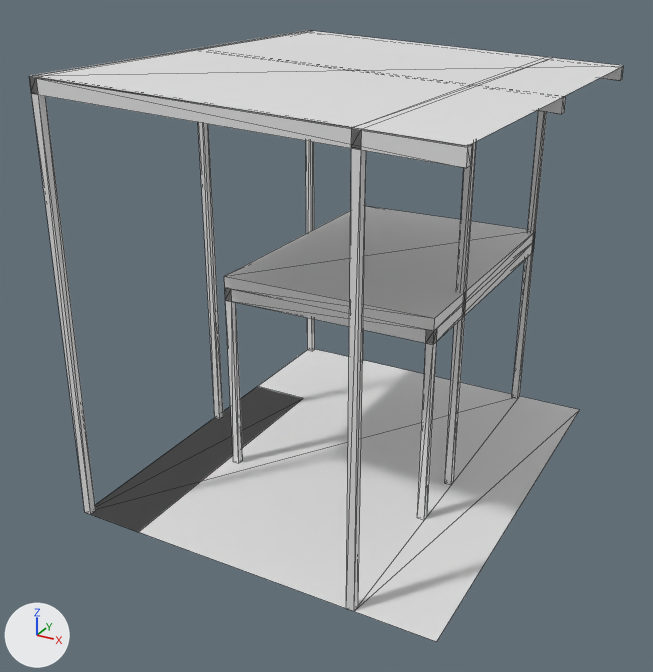
The COLLADA model projects/obra-com-mezanino/sketchup/modelo.dae: old version first, new version second.
One viewpoint serves both versions: a camera (50 mm lens) standing at (7.64, -7.26, 6.95) and looking at (2.27, 2.5, 2.06). The axes (+X, +Y, +Z) are drawn at lower left. The lights are the same throughout. The first picture is the older version. Mesh edges are drawn as thin lines.

The first picture shows 'Area nominal oficina/deposito 4000x6000 - plano de referenci', 'Marcador de suporte mezanino 100x100 mm NAO calculado', 'Marcador de suporte mezanino 100x100 mm NAO calculado.002', 'Marcador volumetrico pilar D-F 100x100 mm NAO calculado', 'Marcador volumetrico pilar D-M 100x100 mm NAO calculado', 'Marcador volumetrico pilar D-T 100x100 mm NAO calculado', 'Marcador volumetrico pilar E-F 100x100 mm NAO calculado', 'Marcador volumetrico pilar E-M 100x100 mm NAO calculado', 'Mezanino 3000x4000 piso espessura hipotetica 160 mm topo Z28', 'Passarela direita 1000x6000 - projecao em planta', 'Plano de cobertura de estudo 5% para direita - SEM espessura', 'Reserva de escada lateral esquerda 900x4200 - NAO dimensiona', 'Travessa inclinada de estudo 1 SIDEA - sem dimensionamento', 'Viga lateral mezanino X1000: 100x180 mm NAO calculada', 'Viga lateral mezanino X3900: 100x180 mm NAO calculada', 'Viga transversal mezanino Y2000: 100x180 mm NAO calculada' and 6 more.
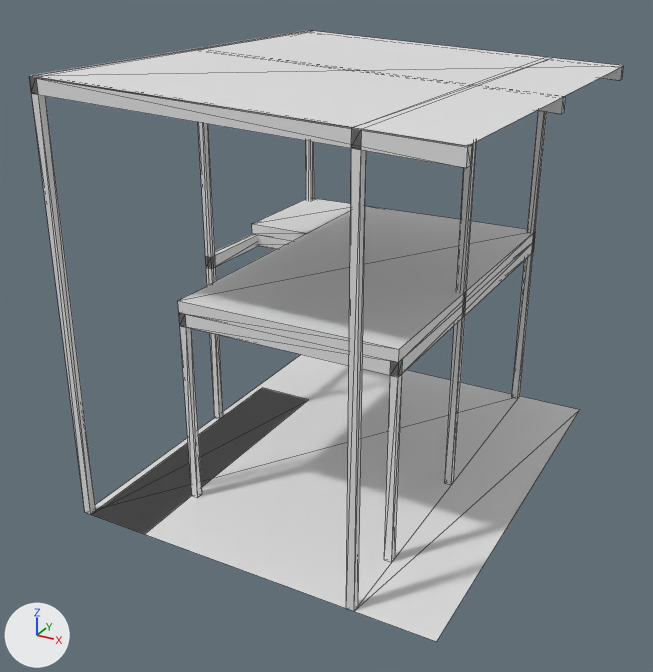
Boxes (x1, y1, x2, y2) around the edits, measured in the pictures (653 x 672 px):
'Mezanino 3000x4000 piso espessura hipotetica 160 mm topo Z28', moved, rescaled (15% wider, 25% taller): before (224, 206, 535, 331); after (178, 206, 535, 362)
'Reserva de escada lateral esquerda 900x4200 - NAO dimensiona', mesh moved: before (92, 387, 301, 532); after (93, 389, 308, 534)
'V05 - viga frontal mezanino em Y1000 (estudo nao executivo)', added: after (179, 313, 402, 377)
'Viga transversal mezanino Y2000: 100x180 mm NAO calculada', deleted: before (225, 288, 437, 344)
'Piso retorno lateral - chegada escada X0-1000 Y4200-6000 top', added: after (252, 198, 351, 241)
'C09 - apoio frontal hipotetico mezanino em Y1000 (NAO dimens', added: after (384, 374, 402, 562)
'C07 - apoio frontal hipotetico mezanino em Y1000 (NAO dimens', added: after (180, 326, 202, 497)
'Marcador de suporte mezanino 100x100 mm NAO calculado.002', deleted: before (417, 342, 437, 520)
'Viga lateral mezanino X3900: 100x180 mm NAO calculada', moved, rescaled (34% wider, 33% taller): before (426, 242, 533, 343); after (390, 242, 534, 377)
'Marcador de suporte mezanino 100x100 mm NAO calculado', deleted: before (225, 300, 243, 463)
'V10 - viga lateral de encontro patamar X0 Y2950..6000 (estud', added: after (205, 234, 258, 269)
'V11 - travessa da borda de chegada escada Y4200 X0..1000 (es', added: after (258, 235, 291, 249)
'Viga lateral mezanino X1000: 100x180 mm NAO calculada', moved, rescaled: before (225, 288, 231, 301); after (179, 313, 186, 327)

The change, as a list of edits to the scene's bpy script:
```text
Change me_reserva_de_escada_lateral_esquerda_900x4200___nao_dimensiona:
    remove me_reserva_de_escada_lateral_esquerda_900x4200___nao_dimensiona.from_pydata(...)  # 4 vertices, 2 faces; spans x 0.0..0.9, y 0.0..4.2, z 0.0
    add me_reserva_de_escada_lateral_esquerda_900x4200___nao_dimensiona.from_pydata(...)  # 4 vertices, 2 faces; spans x 0.1..1.0, y 0.0..4.2, z 0.0
    me_reserva_de_escada_lateral_esquerda_900x4200___nao_dimensiona part 1: the whole mesh is moved by (0.1, 0.0, 0.0)
Change me_mezanino_3000x4000_piso_espessura_hipotetica_160_mm_topo_z28:
    remove me_mezanino_3000x4000_piso_espessura_hipotetica_160_mm_topo_z28.from_pydata(...)  # 8 vertices, 12 faces; spans x 1.0..4.0, y 2.0..6.0, z 2.69..2.85
    add me_mezanino_3000x4000_piso_espessura_hipotetica_160_mm_topo_z28.from_pydata(...)  # 8 vertices, 12 faces; spans x 1.0..4.0, y 1.0..6.0, z 2.69..2.85
    me_mezanino_3000x4000_piso_espessura_hipotetica_160_mm_topo_z28 part 2: the whole mesh is scaled about its middle by (1, 1.25, 1), then moved by (0.0, -0.5, 0.0)
Change me_viga_lateral_mezanino_x1000__100x180_mm_nao_calculada:
    remove me_viga_lateral_mezanino_x1000__100x180_mm_nao_calculada.from_pydata(...)  # 8 vertices, 12 faces; spans x 1.0..1.1, y 2.0..6.0, z 2.51..2.69
    add me_viga_lateral_mezanino_x1000__100x180_mm_nao_calculada.from_pydata(...)  # 8 vertices, 12 faces; spans x 1.0..1.1, y 1.0..6.0, z 2.51..2.69
    me_viga_lateral_mezanino_x1000__100x180_mm_nao_calculada part 3: the whole mesh is scaled about its middle by (1, 1.25, 1), then moved by (0.0, -0.5, 0.0)
Change me_viga_lateral_mezanino_x3900__100x180_mm_nao_calculada:
    remove me_viga_lateral_mezanino_x3900__100x180_mm_nao_calculada.from_pydata(...)  # 8 vertices, 12 faces; spans x 3.9..4.0, y 2.0..6.0, z 2.51..2.69
    add me_viga_lateral_mezanino_x3900__100x180_mm_nao_calculada.from_pydata(...)  # 8 vertices, 12 faces; spans x 3.9..4.0, y 1.0..6.0, z 2.51..2.69
    me_viga_lateral_mezanino_x3900__100x180_mm_nao_calculada part 4: the whole mesh is scaled about its middle by (1, 1.25, 1), then moved by (0.0, -0.5, 0.0)
Remove ob_marcador_de_suporte_mezanino_100x100_mm_nao_calculado:
    ob_marcador_de_suporte_mezanino_100x100_mm_nao_calculado = bpy.data.objects.new('Marcador de suporte mezanino 100x100 mm NAO calculado', me_marcador_de_suporte_mezanino_100x100_mm_nao_calculado)
Remove ob_marcador_de_suporte_mezanino_100x100_mm_nao_calculado_002:
    ob_marcador_de_suporte_mezanino_100x100_mm_nao_calculado_002 = bpy.data.objects.new('Marcador de suporte mezanino 100x100 mm NAO calculado.002', me_marcador_de_suporte_mezanino_100x100_mm_nao_calculado_002)
Remove ob_viga_transversal_mezanino_y2000__100x180_mm_nao_calculada:
    ob_viga_transversal_mezanino_y2000__100x180_mm_nao_calculada = bpy.data.objects.new('Viga transversal mezanino Y2000: 100x180 mm NAO calculada', me_viga_transversal_mezanino_y2000__100x180_mm_nao_calculada)
Add ob_v11___travessa_da_borda_de_chegada_escada_y4200_x0__1000__es:
    ob_v11___travessa_da_borda_de_chegada_escada_y4200_x0__1000__es = bpy.data.objects.new('V11 - travessa da borda de chegada escada Y4200 X0..1000 (es', me_v11___travessa_da_borda_de_chegada_escada_y4200_x0__1000__es)  # a box spanning x 0.0..1.0, y 4.2..4.3, z 2.51..2.69
    ob_v11___travessa_da_borda_de_chegada_escada_y4200_x0__1000__es.location = (0.0, 0.0, 0.0)
Add ob_v10___viga_lateral_de_encontro_patamar_x0_y2950__6000__estud:
    ob_v10___viga_lateral_de_encontro_patamar_x0_y2950__6000__estud = bpy.data.objects.new('V10 - viga lateral de encontro patamar X0 Y2950..6000 (estud', me_v10___viga_lateral_de_encontro_patamar_x0_y2950__6000__estud)  # a box spanning x 0.0..0.1, y 2.95..6.0, z 2.51..2.69
    ob_v10___viga_lateral_de_encontro_patamar_x0_y2950__6000__estud.location = (0.0, 0.0, 0.0)
Add ob_v05___viga_frontal_mezanino_em_y1000__estudo_nao_executivo:
    ob_v05___viga_frontal_mezanino_em_y1000__estudo_nao_executivo = bpy.data.objects.new('V05 - viga frontal mezanino em Y1000 (estudo nao executivo)', me_v05___viga_frontal_mezanino_em_y1000__estudo_nao_executivo)  # a box spanning x 1.0..4.0, y 1.0..1.1, z 2.51..2.69
    ob_v05___viga_frontal_mezanino_em_y1000__estudo_nao_executivo.location = (0.0, 0.0, 0.0)
Add ob_c09___apoio_frontal_hipotetico_mezanino_em_y1000__nao_dimens:
    ob_c09___apoio_frontal_hipotetico_mezanino_em_y1000__nao_dimens = bpy.data.objects.new('C09 - apoio frontal hipotetico mezanino em Y1000 (NAO dimens', me_c09___apoio_frontal_hipotetico_mezanino_em_y1000__nao_dimens)  # a box spanning x 3.9..4.0, y 1.0..1.1, z 0.0..2.51
    ob_c09___apoio_frontal_hipotetico_mezanino_em_y1000__nao_dimens.location = (0.0, 0.0, 0.0)
Add ob_c07___apoio_frontal_hipotetico_mezanino_em_y1000__nao_dimens:
    ob_c07___apoio_frontal_hipotetico_mezanino_em_y1000__nao_dimens = bpy.data.objects.new('C07 - apoio frontal hipotetico mezanino em Y1000 (NAO dimens', me_c07___apoio_frontal_hipotetico_mezanino_em_y1000__nao_dimens)  # a box spanning x 1.0..1.1, y 1.0..1.1, z 0.0..2.51
    ob_c07___apoio_frontal_hipotetico_mezanino_em_y1000__nao_dimens.location = (0.0, 0.0, 0.0)
Add ob_piso_retorno_lateral___chegada_escada_x0_1000_y4200_6000_top:
    ob_piso_retorno_lateral___chegada_escada_x0_1000_y4200_6000_top = bpy.data.objects.new('Piso retorno lateral - chegada escada X0-1000 Y4200-6000 top', me_piso_retorno_lateral___chegada_escada_x0_1000_y4200_6000_top)  # a box spanning x 0.0..1.0, y 4.2..6.0, z 2.69..2.85
    ob_piso_retorno_lateral___chegada_escada_x0_1000_y4200_6000_top.location = (0.0, 0.0, 0.0)
```
